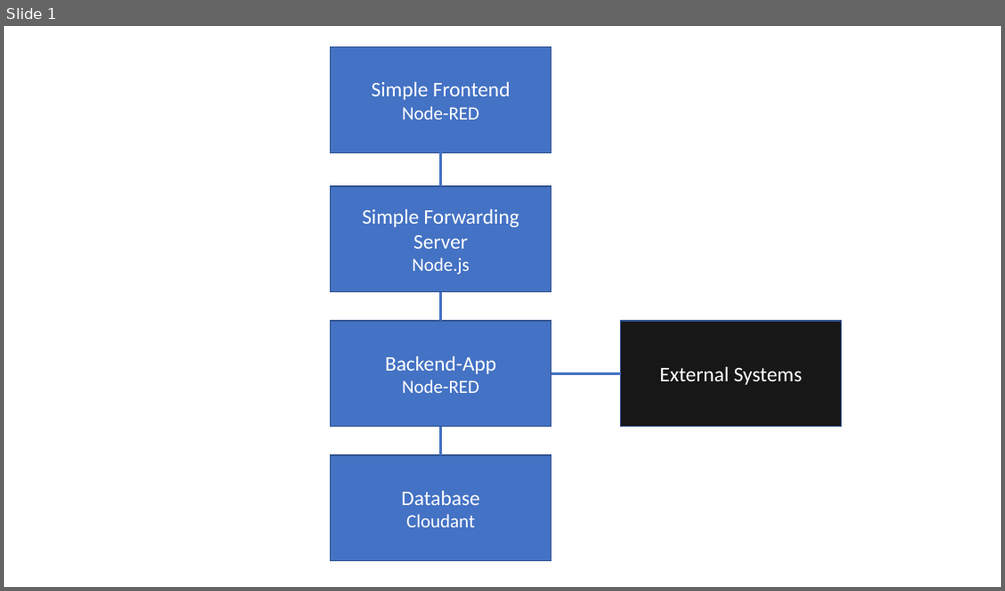
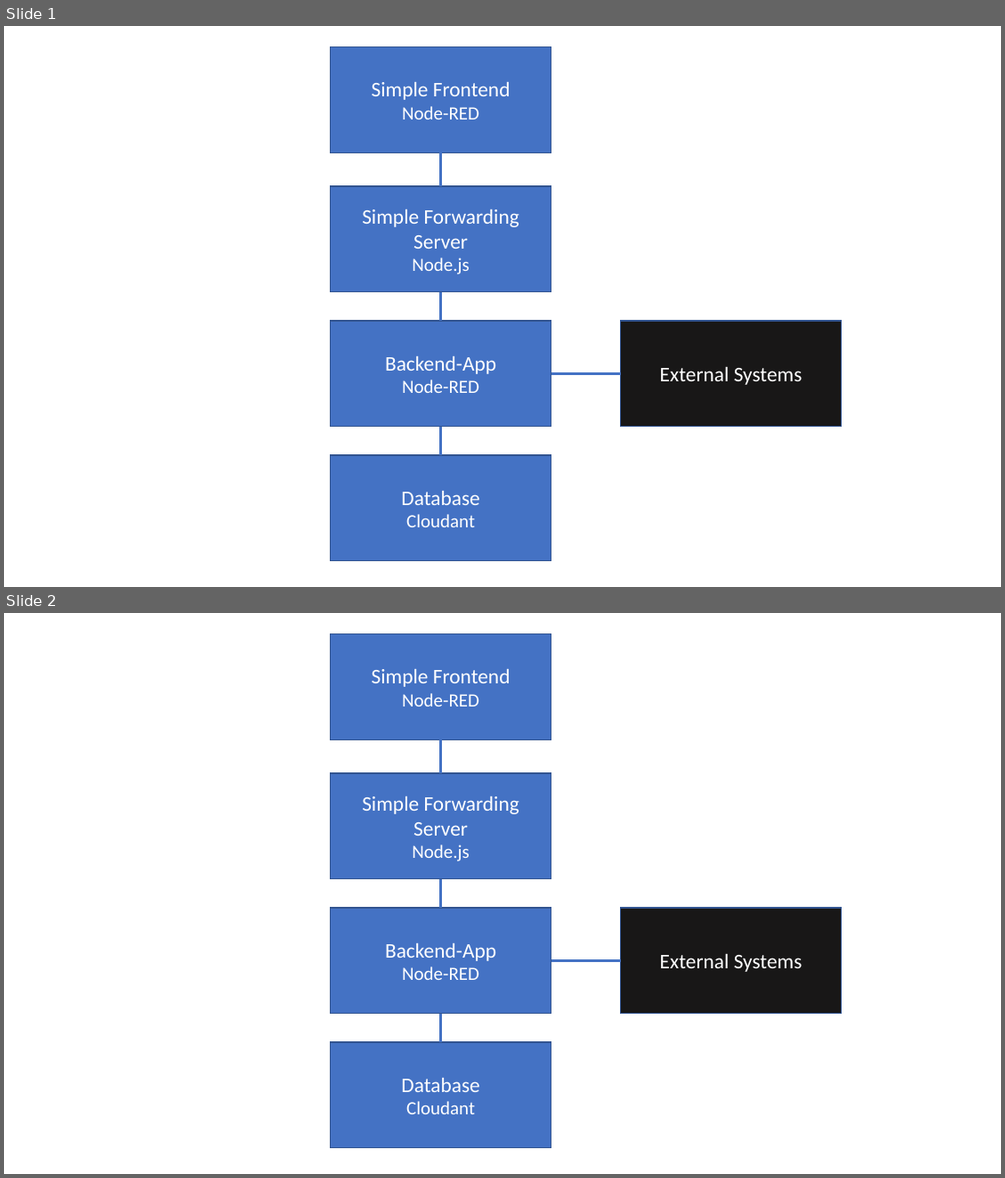
Before and after one commit to gitjps/Node-RED-Backend-and-Frontend, a slide deck: Node-RED-Backend.pptx. Shown one above the other, each under a label of ours: slide 1 before the commit, slides 1 and 2 after it. The pictures are 1005x591 and 1005x1178 pixels, drawn with LibreOffice and Linux fonts; fonts in the diff are those of the drawing; background and template pictures are left out. Boxes give left, top, right and bottom in pixels: in the first picture for what was removed or moved away, otherwise in the second. Text is boxed around its words. In the diff, an @@ line names an element or a change of style, - is before the commit and + after.

```diff
--- a/Node-RED-Backend.pptx
+++ b/Node-RED-Backend.pptx
@@ slide 2 added at bbox=[4, 613, 1001, 1174], background picture (left out) @@
@@ rectangle added at bbox=[331, 634, 551, 739], fill #4472C4, outline #325491 1 pt, 20 pt, text #FFFFFF @@
+Simple Frontend
+Node-RED
@@ line added from (441, 740) to (441, 773), #4472C4 2.25 pt @@
@@ rectangle added at bbox=[331, 773, 551, 878], fill #4472C4, outline #325491 1 pt, 20 pt, text #FFFFFF @@
+Simple Forwarding Server
+Node.js
@@ line added from (441, 879) to (441, 908), #4472C4 2.25 pt @@
@@ rectangle added at bbox=[331, 908, 551, 1013], fill #4472C4, outline #325491 1 pt, 20 pt, text #FFFFFF @@
+Backend-App
+Node-RED
@@ rectangle added at bbox=[621, 908, 841, 1013], fill #181717, outline #325491 1 pt, 20 pt, text #FFFFFF @@
+External Systems
@@ line added from (621, 961) to (551, 961), #4472C4 2.25 pt @@
@@ line added from (441, 1042) to (441, 1013), #4472C4 2.25 pt @@
@@ rectangle added at bbox=[331, 1042, 551, 1148], fill #4472C4, outline #325491 1 pt, 20 pt, text #FFFFFF @@
+Database
+Cloudant
```
Also in this commit, not shown: 1 other file.
